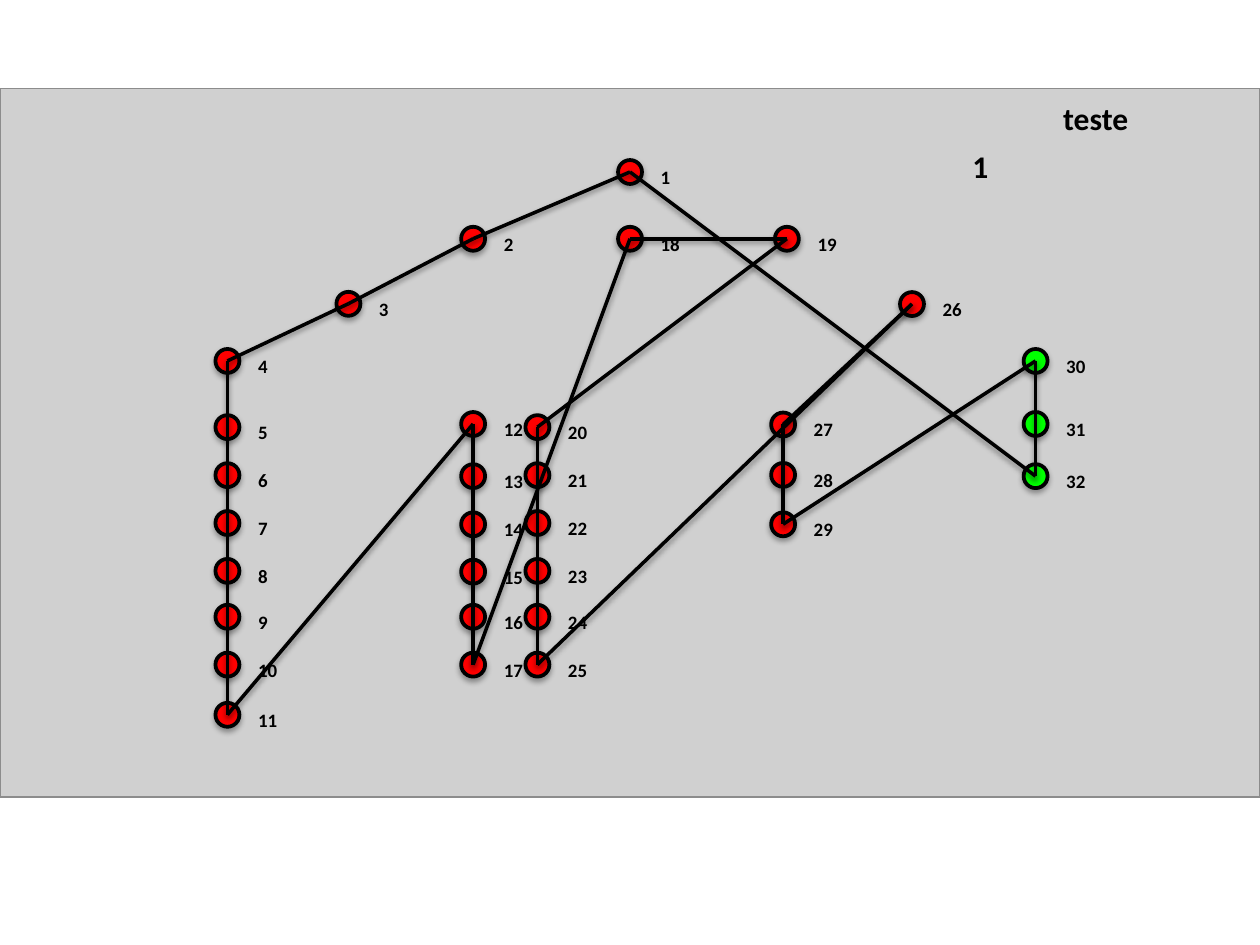
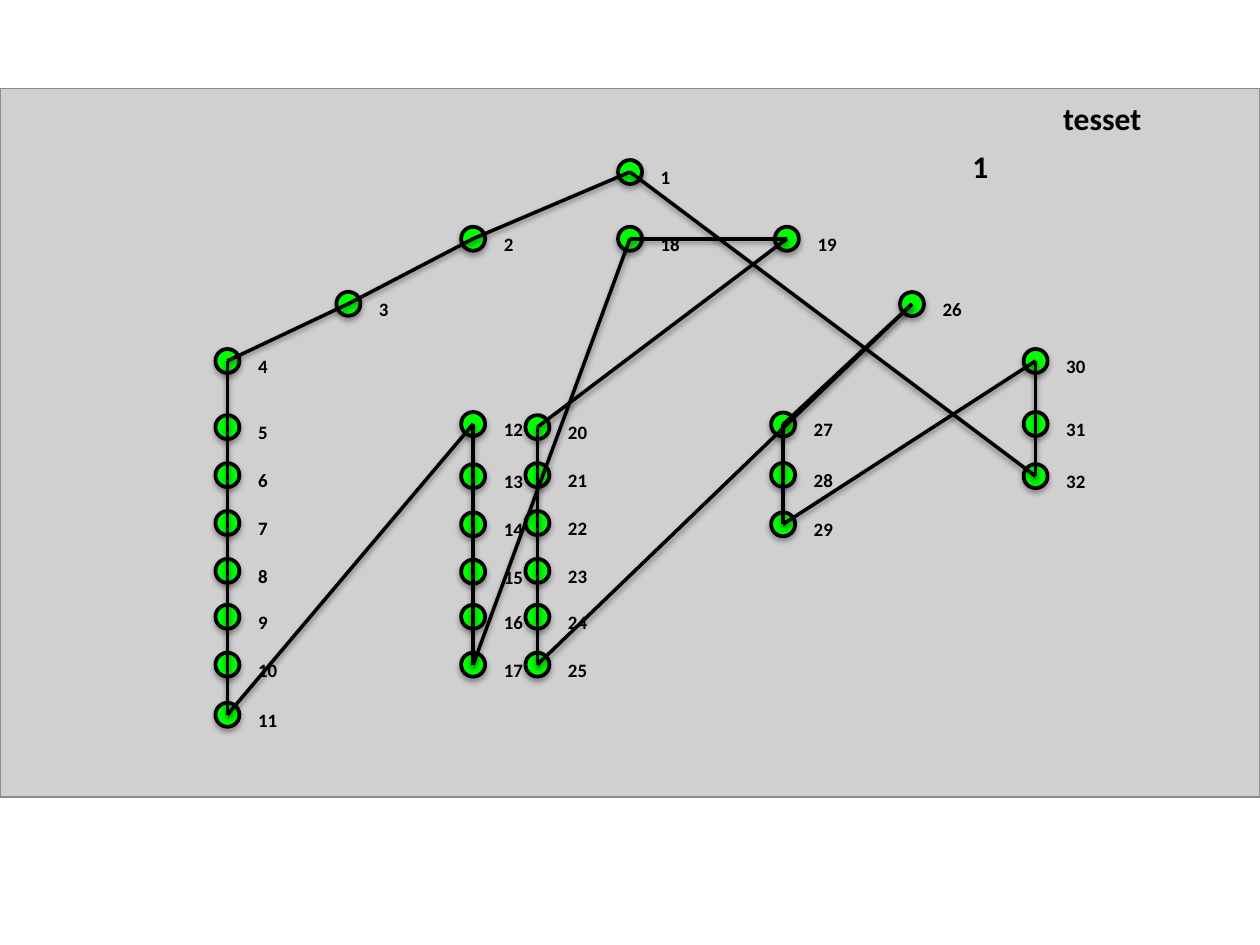
Before and after one commit to Caique0Og/AutomacaoAvaliativa, a slide deck: slide 1 of oldVersion/apresentacao_com_fundo_e_grafico.pptx. Drawn at 1260x945 pixels with LibreOffice and Linux fonts; fonts in the diff are those of the drawing; grey boxes stand for pictures. Boxes give left, top, right and bottom in pixels: in the first picture for what was removed or moved away, otherwise in the second. Text is boxed around its words. In the diff, an @@ line names an element or a change of style, - is before the commit and + after.

```diff
--- a/oldVersion/apresentacao_com_fundo_e_grafico.pptx
+++ b/oldVersion/apresentacao_com_fundo_e_grafico.pptx
@@ text at [1063, 110, 1141, 131]: text changed @@
-teste
+tesset
@@ fill #FF0000 to #00FF00 in 29 elements at [619, 160, 643, 184], [461, 227, 485, 251], [336, 292, 360, 316], [215, 349, 239, 373], [215, 415, 239, 438], [215, 464, 239, 488], [215, 512, 239, 536], [215, 559, 239, 583], [215, 605, 239, 629], [215, 653, 239, 677], [215, 703, 239, 727], [461, 412, 485, 436], [461, 464, 485, 488], [461, 513, 485, 537], [461, 559, 485, 583], [461, 605, 485, 629], [461, 653, 485, 677], [619, 227, 643, 251], [775, 227, 799, 251], [525, 415, 549, 438], [525, 464, 549, 488], [525, 512, 549, 536], [525, 559, 549, 583], [525, 605, 549, 629], [525, 653, 549, 677], [900, 292, 924, 316], [771, 412, 795, 436], [771, 462, 795, 486], [771, 513, 795, 537] @@
```
Also in this commit, not shown: 2 other slides changed, 17 other files.
